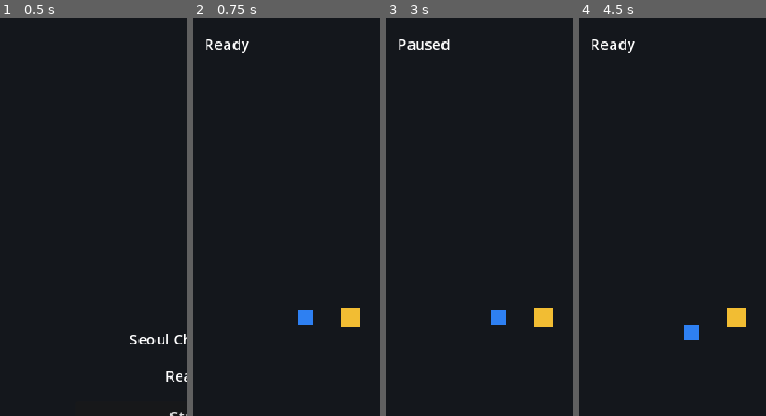
Above: before the commit, frames 1-4 (left to right).
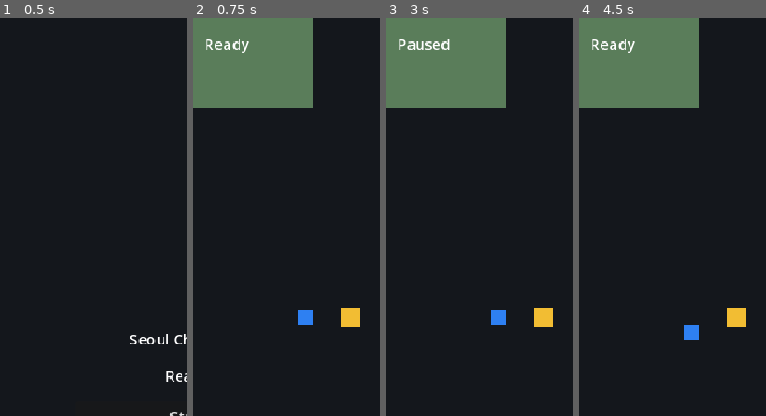
Above: after the commit, the same moments.

Repository: 0xkkun/seoul-challenge
Game: Godot game, scene res://scenes/lobby/lobby.tscn
Two runs of this game, one before a commit and one after it. Both use one fixed random seed, a clock stepped at 60 frames per second and the inputs below.
Inputs:
- Up to frame 1 (0.5 s): no input
- Up to frame 2 (0.75 s): click "Start" at 0.5 s
- Up to frame 3 (3 s): click "Resume" at 1.25 s; click "Finish" at 2 s; click "Pause" at 2.75 s
- Up to frame 4 (4.5 s): hold Right (ui_right) 3.53-4.28 s; tap Enter at 4.25 s; hold Down (ui_down) from 4.28 s (still down)
The pictures show only the part of the screen within x 0-50%, y 0-50%; the shares and areas given below are measured in that part.

Frame 1 is identical in both runs. In frame 2, 14% of the frame differs, in the area x 0-65%, y 0-23%; in frame 3, 14%; in frame 4, 14%.

Commit message:
[Scene] 방 레이아웃 매니저 추가

Diff:
--- /dev/null
+++ b/resources/layouts/gyeongbokgung.tres
@@ -0,0 +1,46 @@
+[gd_resource type="Resource" script_class="RoomLayout" load_steps=7 format=3]
+
+[ext_resource type="Script" path="res://scripts/systems/room_layout.gd" id="1_layout"]
+[ext_resource type="Script" path="res://scripts/systems/room_def.gd" id="2_def"]
+
+[sub_resource type="Resource" id="Resource_start"]
+script = ExtResource("2_def")
+room_id = &"start"
+room_type = &"start"
+scene_path = "res://scenes/session/room_base.tscn"
+connections = Array[StringName]([&"combat_1"])
+
+[sub_resource type="Resource" id="Resource_combat_1"]
+script = ExtResource("2_def")
+room_id = &"combat_1"
+room_type = &"combat"
+scene_path = "res://scenes/session/room_base.tscn"
+connections = Array[StringName]([&"start", &"combat_2"])
+
+[sub_resource type="Resource" id="Resource_combat_2"]
+script = ExtResource("2_def")
+room_id = &"combat_2"
+room_type = &"combat"
+scene_path = "res://scenes/session/room_base.tscn"
+connections = Array[StringName]([&"combat_1", &"event_1"])
+
+[sub_resource type="Resource" id="Resource_event_1"]
+script = ExtResource("2_def")
+room_id = &"event_1"
+room_type = &"event"
+scene_path = "res://scenes/session/room_base.tscn"
+connections = Array[StringName]([&"combat_2", &"final_1"])
+
+[sub_resource type="Resource" id="Resource_final_1"]
+script = ExtResource("2_def")
+room_id = &"final_1"
+room_type = &"final"
+scene_path = "res://scenes/session/room_base.tscn"
+connections = Array[StringName]([&"event_1"])
+hidden = true
+
+[resource]
+script = ExtResource("1_layout")
+layout_id = &"gyeongbokgung"
+start_room_id = &"start"
+room_defs = Array[ExtResource("2_def")]([SubResource("Resource_start"), SubResource("Resource_combat_1"), SubResource("Resource_combat_2"), SubResource("Resource_event_1"), SubResource("Resource_final_1")])
--- a/scenes/session/session_root.tscn
+++ b/scenes/session/session_root.tscn
@@ -1,15 +1,19 @@
-[gd_scene load_steps=6 format=3]
+[gd_scene load_steps=7 format=3]
 
 [ext_resource type="Script" path="res://scripts/session/session_root.gd" id="1_session"]
 [ext_resource type="PackedScene" path="res://scenes/actors/sample_actor.tscn" id="2_actor"]
 [ext_resource type="PackedScene" path="res://scenes/interactables/sample_interactable.tscn" id="3_interactable"]
 [ext_resource type="PackedScene" path="res://scenes/ui/session_ui_root.tscn" id="4_ui"]
 [ext_resource type="Script" path="res://scripts/systems/interaction_system.gd" id="5_interaction"]
+[ext_resource type="Script" path="res://scripts/systems/room_manager.gd" id="6_room_manager"]
 
 [node name="SessionRoot" type="Node2D"]
 script = ExtResource("1_session")
 
 [node name="WorldLayer" type="Node2D" parent="."]
+
+[node name="RoomLayer" type="Node2D" parent="WorldLayer"]
+unique_name_in_owner = true
 
 [node name="ActorLayer" type="Node2D" parent="."]
 
@@ -33,5 +37,9 @@
 unique_name_in_owner = true
 script = ExtResource("5_interaction")
 
+[node name="RoomManager" type="Node" parent="Systems"]
+unique_name_in_owner = true
+script = ExtResource("6_room_manager")
+
 [node name="SessionUIRoot" parent="." instance=ExtResource("4_ui")]
 unique_name_in_owner = true
--- a/scripts/session/session_root.gd
+++ b/scripts/session/session_root.gd
@@ -1,12 +1,15 @@
 extends Node2D
 
 const POOLED_MARKER_SCENE = preload("res://scenes/interactables/sample_pooled_marker.tscn")
+const GYEONGBOKGUNG_LAYOUT = preload("res://resources/layouts/gyeongbokgung.tres")
 
 @onready var actor: Node2D = %SampleActor
+@onready var room_layer: Node = %RoomLayer
 @onready var interactable_layer: Node = %InteractableLayer
 @onready var sample_interactable: Node = %SampleInteractable
 @onready var pooled_object_layer: Node = %PooledObjectLayer
 @onready var interaction_system: Node = %InteractionSystem
+@onready var room_manager: RoomManager = %RoomManager
 @onready var session_ui_root: CanvasLayer = %SessionUIRoot
 
 var completed_interactions := 0
@@ -17,6 +20,8 @@
 		GameManager.start_session({"source": "session_root"})
 	PoolManager.register_scene(&"sample_marker", POOLED_MARKER_SCENE, 1, pooled_object_layer)
 	interaction_system.configure(actor, interactable_layer)
+	room_manager.configure(GYEONGBOKGUNG_LAYOUT, room_layer, actor)
+	room_manager.start_layout()
 	sample_interactable.interaction_triggered.connect(_on_interaction_triggered)
 	session_ui_root.pause_requested.connect(_on_pause_requested)
 	session_ui_root.resume_requested.connect(_on_resume_requested)
@@ -39,6 +44,10 @@
 	if marker != null and marker.has_method("activate_at"):
 		marker.call("activate_at", actor.global_position + Vector2(24, 0))
 	return marker
+
+
+func advance_room(preferred_room_id: StringName = &"") -> bool:
+	return room_manager.request_next_room(preferred_room_id)
 
 
 func finish_session() -> Dictionary:
--- /dev/null
+++ b/scripts/systems/room_def.gd
@@ -0,0 +1,21 @@
+class_name RoomDef
+extends Resource
+
+@export var room_id: StringName = &""
+@export var room_type: StringName = &""
+@export_file("*.tscn") var scene_path := ""
+@export var connections: Array[StringName] = []
+@export var hidden := false
+
+
+func has_connection(target_room_id: StringName) -> bool:
+	return connections.has(target_room_id)
+
+
+func to_payload() -> Dictionary:
+	return {
+		"room_id": room_id,
+		"room_type": room_type,
+		"connections": connections.duplicate(),
+		"hidden": hidden,
+	}
--- /dev/null
+++ b/scripts/systems/room_layout.gd
@@ -0,0 +1,159 @@
+class_name RoomLayout
+extends Resource
+
+const TYPE_START := &"start"
+const TYPE_COMBAT := &"combat"
+const TYPE_EVENT := &"event"
+const TYPE_FINAL := &"final"
+
+@export var layout_id: StringName = &"layout"
+@export var start_room_id: StringName = TYPE_START
+@export var room_defs: Array[RoomDef] = []
+
+
+func get_room(room_id: StringName) -> RoomDef:
+	for room_def: RoomDef in room_defs:
+		if room_def != null and room_def.room_id == room_id:
+			return room_def
+	return null
+
+
+func has_room(room_id: StringName) -> bool:
+	return get_room(room_id) != null
+
+
+func get_start_room() -> RoomDef:
+	return get_room(start_room_id)
+
+
+func get_room_ids() -> Array[StringName]:
+	var ids: Array[StringName] = []
+	for room_def: RoomDef in room_defs:
+		if room_def != null:
+			ids.append(room_def.room_id)
+	return ids
+
+
+func get_connected_room_ids(room_id: StringName) -> Array[StringName]:
+	var room_def := get_room(room_id)
+	if room_def == null:
+		return []
+	return room_def.connections.duplicate()
+
+
+func get_visible_room_defs(cleared_room_ids: Dictionary = {}) -> Array[RoomDef]:
+	var visible: Array[RoomDef] = []
+	for room_def: RoomDef in room_defs:
+		if room_def == null:
+			continue
+		if not room_def.hidden or can_reveal_hidden_rooms(cleared_room_ids):
+			visible.append(room_def)
+	return visible
+
+
+func is_room_visible(room_id: StringName, cleared_room_ids: Dictionary = {}) -> bool:
+	var room_def := get_room(room_id)
+	if room_def == null:
+		return false
+	return not room_def.hidden or can_reveal_hidden_rooms(cleared_room_ids)
+
+
+func can_reveal_hidden_rooms(cleared_room_ids: Dictionary = {}) -> bool:
+	for room_def: RoomDef in room_defs:
+		if room_def == null or room_def.hidden:
+			continue
+		if not _has_cleared_room(cleared_room_ids, room_def.room_id):
+			return false
+	return true
+
+
+func get_next_room_id(
+	from_room_id: StringName,
+	cleared_room_ids: Dictionary = {},
+	preferred_room_id: StringName = &""
+) -> StringName:
+	var from_room := get_room(from_room_id)
+	if from_room == null:
+		return &""
+
+	if preferred_room_id != &"" and from_room.has_connection(preferred_room_id):
+		if _can_enter_room(preferred_room_id, cleared_room_ids):
+			return preferred_room_id
+
+	for connected_room_id: StringName in from_room.connections:
+		if not _can_enter_room(connected_room_id, cleared_room_ids):
+			continue
+		if not _has_cleared_room(cleared_room_ids, connected_room_id):
+			return connected_room_id
+
+	return &""
+
+
+func validate_layout() -> PackedStringArray:
+	var errors := PackedStringArray()
+	var seen := {}
+	var type_counts := {
+		TYPE_START: 0,
+		TYPE_COMBAT: 0,
+		TYPE_EVENT: 0,
+		TYPE_FINAL: 0,
+	}
+
+	if room_defs.size() < 3 or room_defs.size() > 5:
+		errors.append("layout must contain 3 to 5 rooms")
+
+	for room_def: RoomDef in room_defs:
+		if room_def == null:
+			errors.append("layout contains an empty room entry")
+			continue
+		if room_def.room_id == &"":
+			errors.append("room id must not be empty")
+		elif seen.has(room_def.room_id):
+			errors.append("duplicate room id: %s" % room_def.room_id)
+		else:
+			seen[room_def.room_id] = true
+
+		if room_def.scene_path == "":
+			errors.append("%s scene path must not be empty" % room_def.room_id)
+
+		if type_counts.has(room_def.room_type):
+			type_counts[room_def.room_type] += 1
+		else:
+			errors.append("%s has unsupported room type: %s" % [room_def.room_id, room_def.room_type])
+
+	for room_def: RoomDef in room_defs:
+		if room_def == null:
+			continue
+		for connected_room_id: StringName in room_def.connections:
+			if not seen.has(connected_room_id):
+				errors.append("%s connects to missing room: %s" % [room_def.room_id, connected_room_id])
+
+	if not seen.has(start_room_id):
+		errors.append("start room is missing: %s" % start_room_id)
+	if type_counts[TYPE_START] != 1:
+		errors.append("layout must contain exactly one start room")
+	if type_counts[TYPE_COMBAT] < 2 or type_counts[TYPE_COMBAT] > 3:
+		errors.append("layout must contain two or three combat rooms")
+	if type_counts[TYPE_EVENT] != 1:
+		errors.append("layout must contain exactly one event room")
+	if type_counts[TYPE_FINAL] != 1:
+		errors.append("layout must contain exactly one final room")
+
+	for room_def: RoomDef in room_defs:
+		if room_def != null and room_def.room_type == TYPE_FINAL and not room_def.hidden:
+			errors.append("final room must start hidden")
+
+	return errors
+
+
+func _can_enter_room(room_id: StringName, cleared_room_ids: Dictionary) -> bool:
+	var room_def := get_room(room_id)
+	if room_def == null:
+		return false
+	if room_def.hidden and not can_reveal_hidden_rooms(cleared_room_ids):
+		return false
+	return true
+
+
+func _has_cleared_room(cleared_room_ids: Dictionary, room_id: StringName) -> bool:
+	return bool(cleared_room_ids.get(room_id, false))
--- /dev/null
+++ b/scripts/systems/room_manager.gd
@@ -0,0 +1,190 @@
+class_name RoomManager
+extends Node
+
+signal room_changed(room_id: StringName, room_type: StringName)
+signal layout_completed(layout_id: StringName)
+
+@export var layout: RoomLayout
+@export var layout_generator: Resource
+@export var room_container_path: NodePath
+@export var actor_path: NodePath
+
+var current_room_id: StringName = &""
+var current_room_def: RoomDef = null
+var current_room: Node2D = null
+var cleared_room_ids := {}
+
+var _room_container: Node = null
+var _actor: Node2D = null
+
+
+func _ready() -> void:
+	_room_container = _resolve_room_container()
+	_actor = _resolve_actor()
+	if layout != null and current_room == null:
+		start_layout()
+
+
+func configure(next_layout: RoomLayout, room_container: Node = null, actor: Node2D = null) -> void:
+	layout = next_layout
+	if room_container != null:
+		_room_container = room_container
+	if actor != null:
+		_actor = actor
+
+
+func start_layout(next_layout: RoomLayout = null) -> bool:
+	if next_layout != null:
+		layout = next_layout
+	var active_layout := _resolve_layout()
+	if active_layout == null:
+		push_warning("RoomManager needs a RoomLayout before start")
+		return false
+	layout = active_layout
+
+	var errors := layout.validate_layout()
+	if not errors.is_empty():
+		push_error("RoomLayout is invalid: %s" % ", ".join(errors))
+		return false
+
+	cleared_room_ids.clear()
+	_clear_current_room()
+	return enter_room(layout.start_room_id)
+
+
+func start_layout_from_path(layout_path: String) -> bool:
+	var loaded_layout := load(layout_path) as RoomLayout
+	if loaded_layout == null:
+		push_error("Could not load RoomLayout: %s" % layout_path)
+		return false
+	return start_layout(loaded_layout)
+
+
+func enter_room(room_id: StringName) -> bool:
+	if layout == null:
+		return false
+
+	var room_def := layout.get_room(room_id)
+	if room_def == null:
+		push_error("Missing room definition: %s" % room_id)
+		return false
+
+	var packed := load(room_def.scene_path) as PackedScene
+	if packed == null:
+		push_error("Could not load room scene: %s" % room_def.scene_path)
+		return false
+
+	var instance := packed.instantiate()
+	if not instance is Node2D:
+		instance.queue_free()
+		push_error("Room scene root must be Node2D: %s" % room_def.scene_path)
+		return false
+
+	var container := _get_room_container()
+	_clear_current_room()
+	current_room = instance as Node2D
+	current_room_def = room_def
+	current_room_id = room_def.room_id
+	container.add_child(current_room)
+	_apply_room_def(current_room, room_def)
+	_configure_actor(current_room)
+	_connect_room(current_room)
+
+	room_changed.emit(room_def.room_id, room_def.room_type)
+	if current_room.has_method("enter"):
+		current_room.call("enter")
+	elif has_node("/root/EventBus") and EventBus.has_method("emit_room_entered"):
+		EventBus.emit_room_entered(room_def.to_payload())
+	return true
+
+
+func request_next_room(preferred_room_id: StringName = &"") -> bool:
+	if layout == null or current_room == null:
+		return false
+	if not is_current_room_cleared():
+		return false
+
+	var next_room_id := layout.get_next_room_id(current_room_id, cleared_room_ids, preferred_room_id)
+	if next_room_id == &"":
+		layout_completed.emit(layout.layout_id)
+		return false
+	return enter_room(next_room_id)
+
+
+func is_current_room_cleared() -> bool:
+	if current_room_id == &"":
+		return false
+	return bool(cleared_room_ids.get(current_room_id, false))
+
+
+func has_cleared_room(room_id: StringName) -> bool:
+	return bool(cleared_room_ids.get(room_id, false))
+
+
+func get_visible_room_defs() -> Array[RoomDef]:
+	if layout == null:
+		return []
+	return layout.get_visible_room_defs(cleared_room_ids)
+
+
+func _get_room_container() -> Node:
+	if _room_container == null:
+		_room_container = _resolve_room_container()
+	return _room_container
+
+
+func _resolve_room_container() -> Node:
+	if not room_container_path.is_empty():
+		var configured := get_node_or_null(room_container_path)
+		if configured != null:
+			return configured
+	return self
+
+
+func _resolve_actor() -> Node2D:
+	if not actor_path.is_empty():
+		return get_node_or_null(actor_path) as Node2D
+	return null
+
+
+func _resolve_layout() -> RoomLayout:
+	if layout != null:
+		return layout
+	if layout_generator != null and layout_generator.has_method("build_layout"):
+		return layout_generator.call("build_layout") as RoomLayout
+	return null
+
+
+func _apply_room_def(room: Node2D, room_def: RoomDef) -> void:
+	room.set("room_id", room_def.room_id)
+	room.set("room_type", room_def.room_type)
+
+
+func _configure_actor(room: Node2D) -> void:
+	if _actor != null and room.has_method("configure_actor"):
+		room.call("configure_actor", _actor)
+
+
+func _connect_room(room: Node2D) -> void:
+	if room.has_signal("cleared") and not room.is_connected("cleared", _on_room_cleared):
+		room.connect("cleared", _on_room_cleared)
+	if room.has_signal("transition_requested") and not room.is_connected("transition_requested", _on_room_transition_requested):
+		room.connect("transition_requested", _on_room_transition_requested)
+
+
+func _clear_current_room() -> void:
+	if current_room != null:
+		current_room.queue_free()
+	current_room = null
+	current_room_def = null
+	current_room_id = &""
+
+
+func _on_room_cleared(room_id: StringName) -> void:
+	cleared_room_ids[room_id] = true
+
+
+func _on_room_transition_requested(room_id: StringName, _door_dir: StringName) -> void:
+	if room_id != current_room_id:
+		return
+	request_next_room()
--- /dev/null
+++ b/tests/integration/test_room_manager_contract.gd
@@ -0,0 +1,91 @@
+extends Node
+
+var _runner: Node
+
+
+func _set_runner(runner: Node) -> void:
+	_runner = runner
+
+
+func after_each() -> void:
+	for child: Node in get_children():
+		child.queue_free()
+
+
+func test_gyeongbokgung_layout_validates_fixed_route() -> void:
+	var layout := load("res://resources/layouts/gyeongbokgung.tres") as RoomLayout
+	_runner.assert_not_null(layout, "layout resource loads")
+
+	var errors := layout.validate_layout()
+	_runner.assert_eq(errors.size(), 0, "layout passes its own rules")
+	_runner.assert_eq(layout.get_room_ids(), [&"start", &"combat_1", &"combat_2", &"event_1", &"final_1"])
+	_runner.assert_eq(layout.get_connected_room_ids(&"start"), [&"combat_1"])
+
+	var cleared := {}
+	var initially_visible := layout.get_visible_room_defs(cleared)
+	_runner.assert_eq(initially_visible.size(), 4, "hidden final room is not visible at start")
+
+	for room_id: StringName in [&"start", &"combat_1", &"combat_2", &"event_1"]:
+		cleared[room_id] = true
+
+	_runner.assert_true(layout.is_room_visible(&"final_1", cleared), "final room is revealed after required rooms clear")
+	_runner.assert_eq(layout.get_next_room_id(&"event_1", cleared), &"final_1", "route can finish")
+
+
+func test_room_manager_runs_layout_with_placeholder_rooms() -> void:
+	var layout := load("res://resources/layouts/gyeongbokgung.tres") as RoomLayout
+	var container := Node2D.new()
+	var actor := (load("res://scenes/actors/sample_actor.tscn") as PackedScene).instantiate() as Node2D
+	var manager := RoomManager.new()
+	var entered_rooms: Array[StringName] = []
+	var on_room_changed := func(room_id: StringName, _room_type: StringName) -> void:
+		entered_rooms.append(room_id)
+
+	add_child(container)
+	add_child(actor)
+	add_child(manager)
+	manager.room_changed.connect(on_room_changed)
+	manager.configure(layout, container, actor)
+
+	_runner.assert_true(manager.start_layout(), "manager starts fixed layout")
+	_runner.assert_eq(manager.current_room_id, &"start")
+	_runner.assert_true(manager.has_cleared_room(&"start"), "placeholder start clears on entry")
+	_runner.assert_eq(manager.get_visible_room_defs().size(), 4, "hidden final room starts hidden")
+
+	for expected_room_id: StringName in [&"combat_1", &"combat_2", &"event_1"]:
+		_runner.assert_true(manager.request_next_room(), "manager advances to %s" % expected_room_id)
+		_runner.assert_eq(manager.current_room_id, expected_room_id)
+		_runner.assert_true(manager.has_cleared_room(expected_room_id), "%s clears on entry" % expected_room_id)
+
+	_runner.assert_eq(manager.get_visible_room_defs().size(), 5, "final room is visible after required rooms clear")
+	_runner.assert_true(manager.request_next_room(), "manager advances to final room")
+	_runner.assert_eq(manager.current_room_id, &"final_1")
+	_runner.assert_true(manager.has_cleared_room(&"final_1"), "final room clears on entry")
+	_runner.assert_false(manager.request_next_room(), "route has no room after final")
+	_runner.assert_eq(entered_rooms, [&"start", &"combat_1", &"combat_2", &"event_1", &"final_1"])
+
+	manager.room_changed.disconnect(on_room_changed)
+
+
+func test_session_root_mounts_room_manager() -> void:
+	var packed := load("res://scenes/session/session_root.tscn") as PackedScene
+	var entered_payloads: Array[Dictionary] = []
+	var on_room_entered := func(payload: Dictionary) -> void:
+		entered_payloads.append(payload)
+
+	EventBus.room_entered.connect(on_room_entered)
+
+	var session := packed.instantiate()
+	add_child(session)
+
+	var manager := session.get_node("%RoomManager") as RoomManager
+	var room_layer := session.get_node("%RoomLayer")
+	_runner.assert_not_null(manager, "session root owns room manager")
+	_runner.assert_eq(manager.current_room_id, &"start", "session starts fixed layout")
+	_runner.assert_eq(manager.current_room.get_parent(), room_layer, "room manager mounts rooms under room layer")
+	_runner.assert_true(manager.has_cleared_room(&"start"), "placeholder start room clears")
+	_runner.assert_true(session.advance_room(), "session can advance through room manager")
+	_runner.assert_eq(manager.current_room_id, &"combat_1", "session advances to first combat room")
+	_runner.assert_eq(entered_payloads.size(), 2, "room enter events fire for mounted rooms")
+
+	EventBus.room_entered.disconnect(on_room_entered)
Not shown, added: scripts/systems/room_def.gd.uid
Not shown, added: scripts/systems/room_layout.gd.uid
Not shown, added: scripts/systems/room_manager.gd.uid
Not shown, added: tests/integration/test_room_manager_contract.gd.uid
